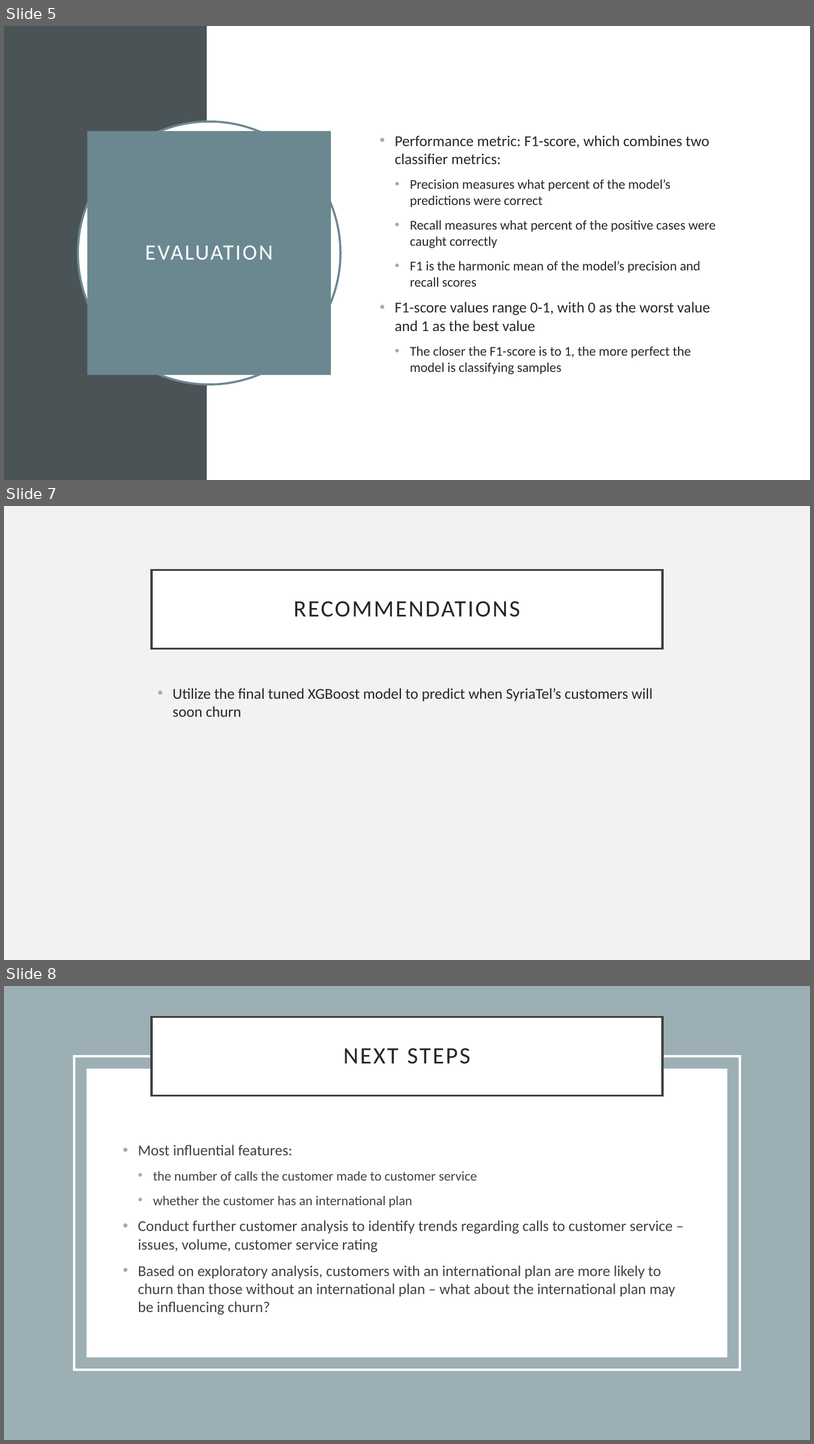
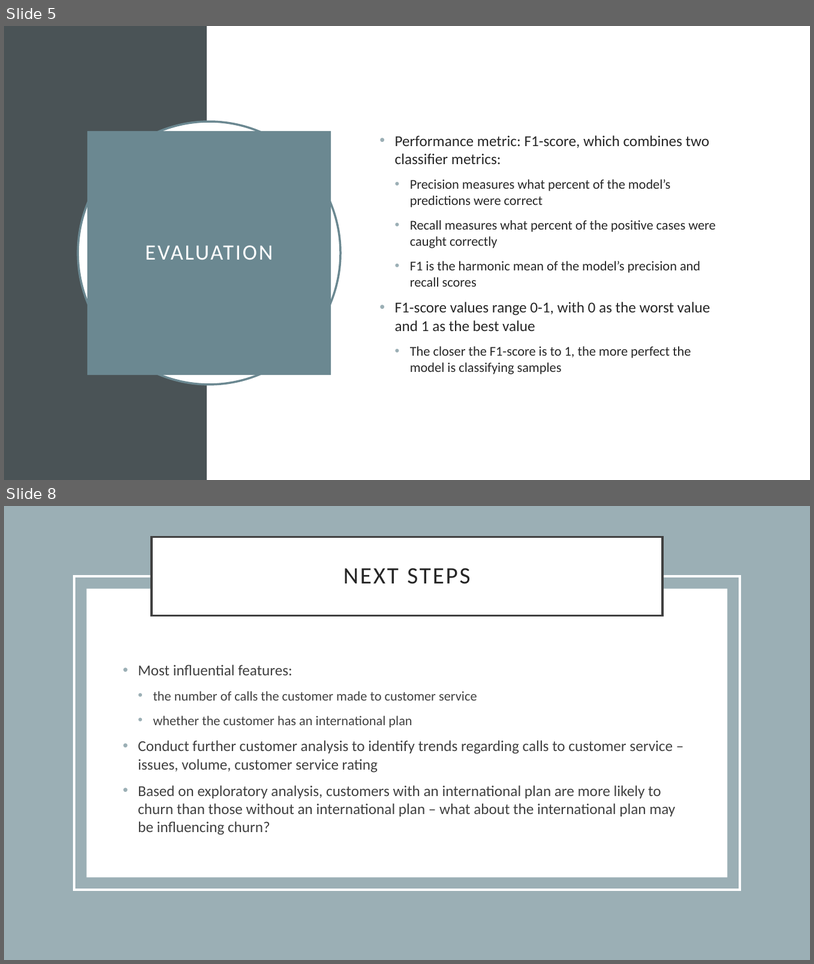
Before and after one commit to rfb-vibe/telecom-customer-churn, a slide deck: ppt-churn-presentation.pptx. Shown one above the other, each under a label of ours: slides 5, 7 and 8 before the commit, slides 5 and 8 after it; the slides between them are not shown. The pictures are 814x1444 and 814x964 pixels, drawn with LibreOffice and Linux fonts; fonts in the diff are those of the drawing. Boxes give left, top, right and bottom in pixels: in the first picture for what was removed or moved away, otherwise in the second. Text is boxed around its words. In the diff, an @@ line names an element or a change of style, - is before the commit and + after.

```diff
--- a/ppt-churn-presentation.pptx
+++ b/ppt-churn-presentation.pptx
@@ slide 7 removed at (4, 506, 810, 960), background #F2F2F2 @@
@@ title removed at (152, 570, 663, 648) @@
-RECOMMENDATIONS
@@ text removed at (173, 688, 653, 717) @@
-• Utilize the final tuned XGBoost model to predict when SyriaTel’s customers will soon churn
```
Also in this commit, not shown: 2 slides changed, 1 slide added, 4 other files.
